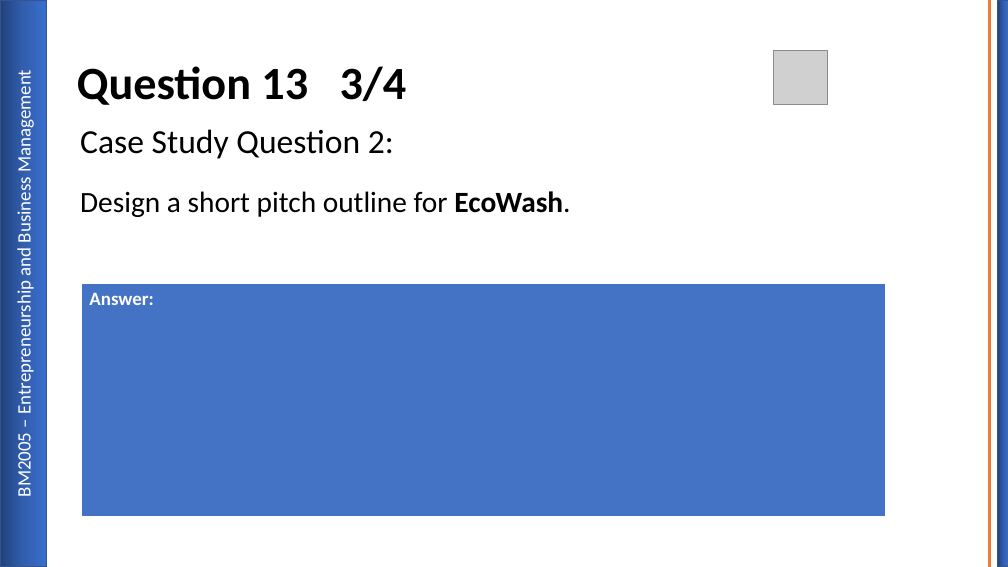
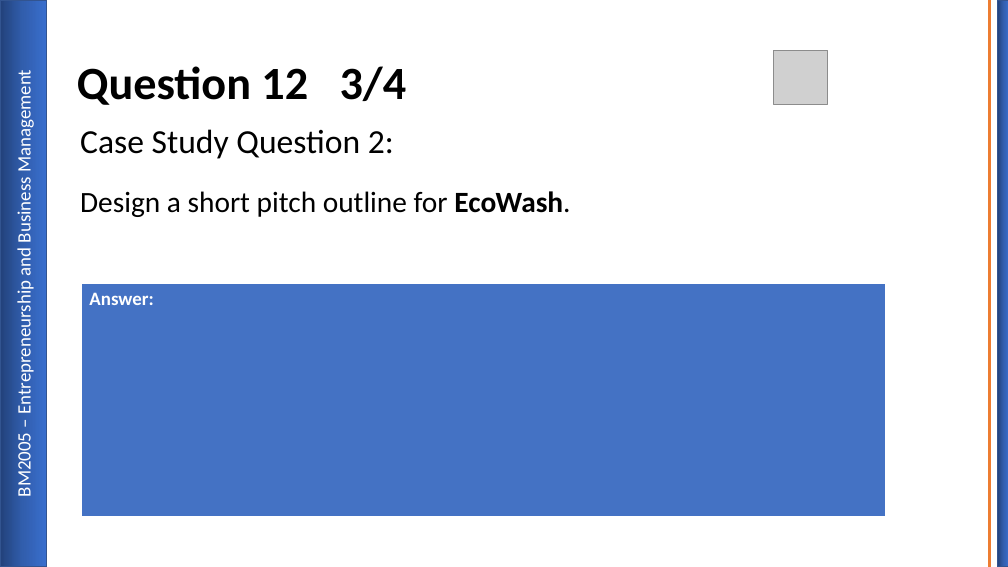
Before and after one commit to gcscourseware/BM2005EntrepreneurshipandBM, a slide deck: slide 23 of LessonAssets/BM2005 Entrepreneurship and BM First Formative.pptx (slide 24 before the commit). Drawn at 1008x567 pixels with LibreOffice and Linux fonts; fonts in the diff are those of the drawing; grey boxes stand for pictures; background and template pictures are left out. Boxes give left, top, right and bottom in pixels: in the first picture for what was removed or moved away, otherwise in the second. Text is boxed around its words. In the diff, an @@ line names an element or a change of style, - is before the commit and + after.

```diff
--- a/LessonAssets/BM2005 Entrepreneurship and BM First Formative.pptx
+++ b/LessonAssets/BM2005 Entrepreneurship and BM First Formative.pptx
@@ title at (77,66,407,105): text changed @@
-Question 13 3/4
+Question 12 3/4
```
Also in this commit, not shown: 11 other slides changed, 1 slide removed, 3 other files.
